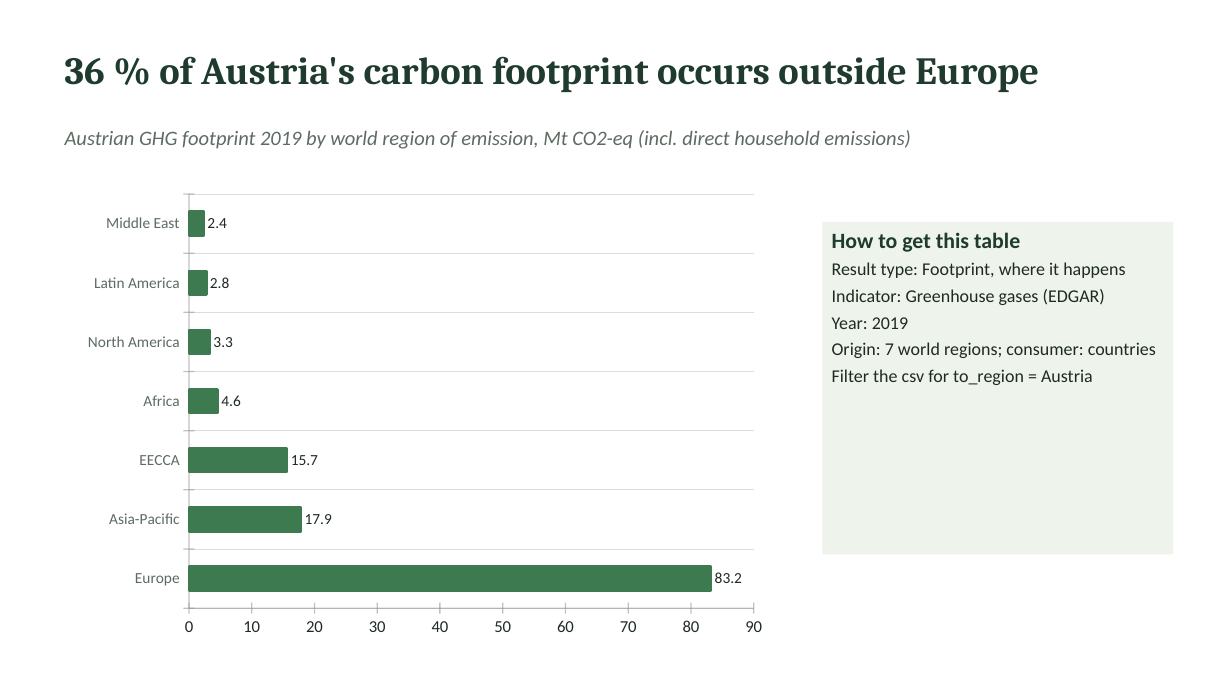
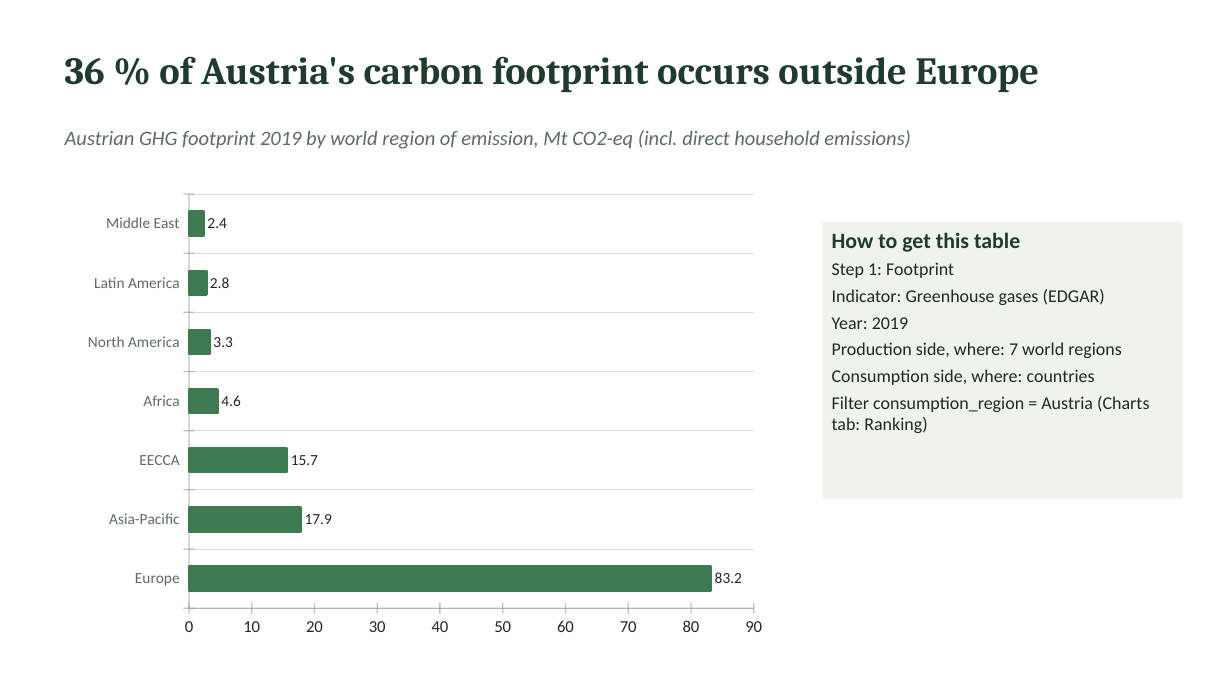
Before and after one commit to Hanspeter85/GLORIApp, a slide deck: slide 5 of docs/GLORIApp_intro.pptx. Drawn at 1232x693 pixels with LibreOffice and Linux fonts; fonts in the diff are those of the drawing. Boxes give left, top, right and bottom in pixels: in the first picture for what was removed or moved away, otherwise in the second. Text is boxed around its words. In the diff, an @@ line names an element or a change of style, - is before the commit and + after.

```diff
--- a/docs/GLORIApp_intro.pptx
+++ b/docs/GLORIApp_intro.pptx
@@ text "How to get this table": place and size @@
-text "How to get this table" at <box>823,222,1174,555</box>
+text "How to get this table" at <box>823,222,1183,499</box>
@@ text at <box>832,262,954,278</box>: text changed @@
-Result type: Footprint, where it happens
+Step 1: Footprint
@@ text at <box>832,342,1149,433</box>: text changed @@
-Origin: 7 world regions; consumer: countries
-Filter the csv for to_region = Austria
+Production side, where: 7 world regions
+Consumption side, where: countries
+Filter consumption_region = Austria (Charts tab: Ranking)
```
Also in this commit, not shown: 1 other slide changed, 3 other files.
